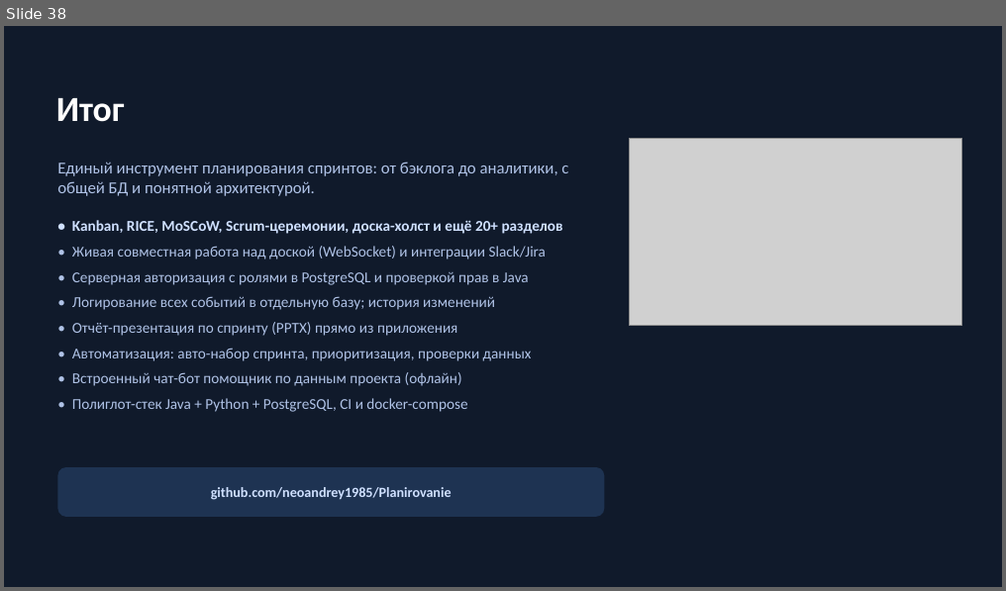
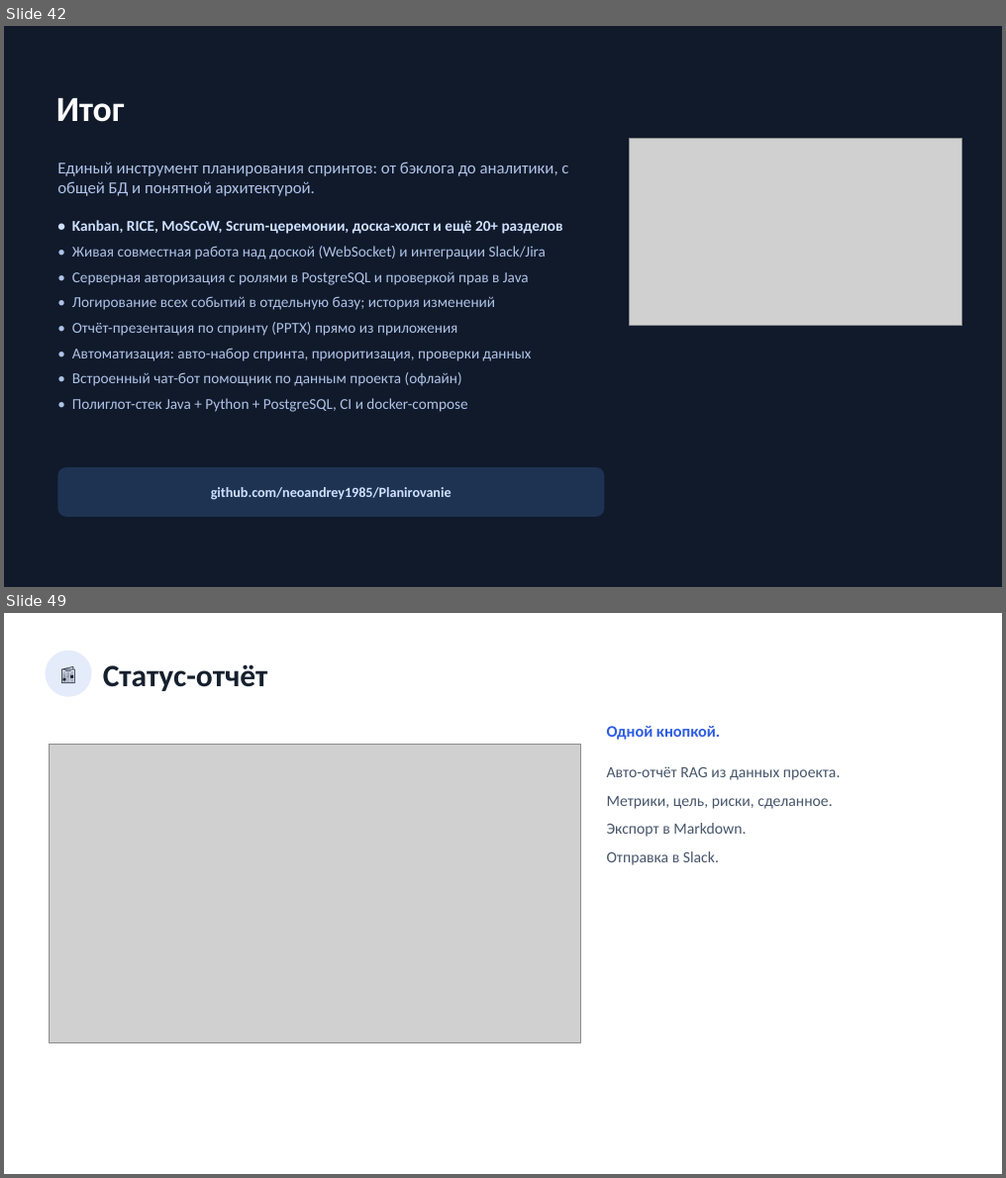
Before and after one commit to neoandrey1985/Planirovanie, a slide deck: frontend/docs/Презентация_приложения.pptx. Shown one above the other, each under a label of ours: slide 38 before the commit, slides 42 and 49 after it; the slides between them are not shown. The pictures are 1006x591 and 1006x1178 pixels, drawn with LibreOffice and Linux fonts; fonts in the diff are those of the drawing; grey boxes stand for pictures. Boxes give left, top, right and bottom in pixels: in the first picture for what was removed or moved away, otherwise in the second. Text is boxed around its words. In the diff, an @@ line names an element or a change of style, - is before the commit and + after.

```diff
--- a/frontend/docs/Презентация_приложения.pptx
+++ b/frontend/docs/Презентация_приложения.pptx
@@ slide 49 added at [4, 613, 1002, 1174], background #FFFFFF @@
@@ ellipse added at [46, 651, 91, 697], fill #E4EBFB, 18 pt, text #16202E @@
+📰
@@ text added at [103, 664, 268, 691], 30 pt, text #16202E, bold @@
+Статус-отчёт
@@ text added at [607, 726, 720, 740], 15.5 pt, text #2D5BE3, bold @@
+Одной кнопкой.
@@ picture added at [49, 744, 580, 1043] @@
@@ text added at [607, 766, 840, 865], 15 pt, text #47566B @@
+Авто-отчёт RAG из данных проекта.
+Метрики, цель, риски, сделанное.
+Экспорт в Markdown.
+Отправка в Slack.
@@ what was slide 38 is now slide 42 @@
```
Also in this commit, not shown: 1 slide changed, 10 other slides added, 5 other files.
